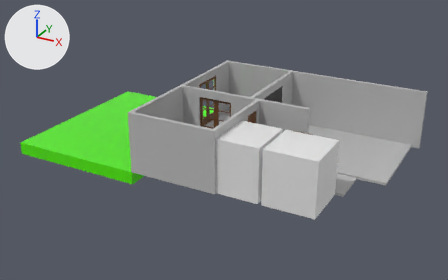
Two versions of the FBX model Assets/FBX Imports/House Blockout.FBX, one commit apart.
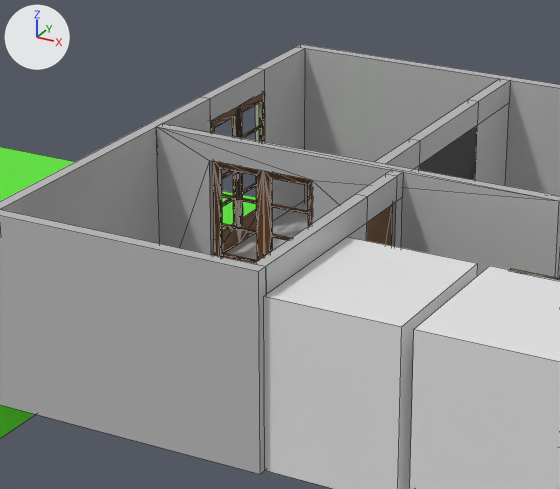
Each version is shown whole from a camera (50 mm lens) standing at (2.65, -15.78, 10.48) and looking at (-8.5, 4.49, 0.34), then close up on the part from 30% to 69% of the width and 17% to 71% of the height. Every picture has the same lights, and +X, +Y and +Z are marked at upper left. The close-ups show mesh edges as thin lines. Where no turn or scale is listed for an object, it has been applied to the vertices.
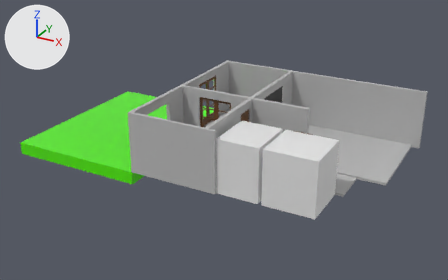
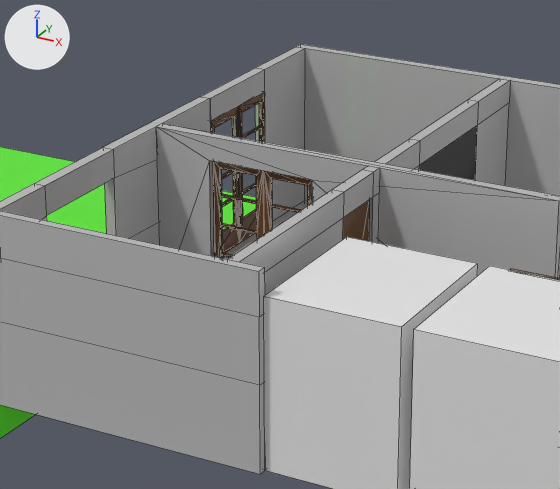
Patch to the scene script:
```diff
--- a/Assets/FBX Imports/House Blockout.FBX.py
+++ b/Assets/FBX Imports/House Blockout.FBX.py
@@ me_mesh_011 @@
 # used by ob_box004; location = (-8.59, 0.93, 0.0)
-me_mesh_011.from_pydata(...)  # 12 vertices, 10 faces; spans x -1.87..1.72, y -0.08..4.69, z 0.0..2.4
+me_mesh_011.from_pydata(...)  # 40 vertices, 40 faces; spans x -1.87..1.72, y -0.08..4.69, z 0.0..2.4
+# me_mesh_011 part 1
+# 2 vertices are removed from x -1.72, y 0.08, z 0.0..2.4
+# 10 faces are deleted
+# 2 vertices move from x 1.72, y 0.08, z 0.0..2.4 to x 1.72, y 0.05, z 0.0..2.4
+# 30 vertices are added at x -1.87..1.72, y -0.07..4.69, z 0.0..2.4
+# 40 new faces join them
 me_mesh_011.materials.append(mat_grey)
@@ ob_box003 @@
 ob_box003 = bpy.data.objects.new('Box003', me_mesh_010)
-ob_box003.location = (-6.94, 2.4, 0.0)
+ob_box003.location = (-7.25, 2.4, 0.0)
@@ ob_door @@
 ob_door = bpy.data.objects.new('Door', me_mesh_003)
-ob_door.location = (-6.94, 3.74, 1.09)
+ob_door.location = (-7.25, 3.74, 1.09)
```

Boxes (x1, y1, x2, y2) around the edits, measured in the close-ups (560 x 489 px):
'Box004', reshaped
    before: (0, 97, 266, 474)
    after: (0, 97, 265, 474)
'Box003', moved
    before: (254, 170, 403, 294)
    after: (228, 166, 380, 295)
'Door', moved
    before: (366, 205, 392, 246)
    after: (343, 200, 369, 241)
'Box001', unchanged, covered by the edit
    before: (223, 200, 308, 264)
    after: (223, 200, 308, 259)
